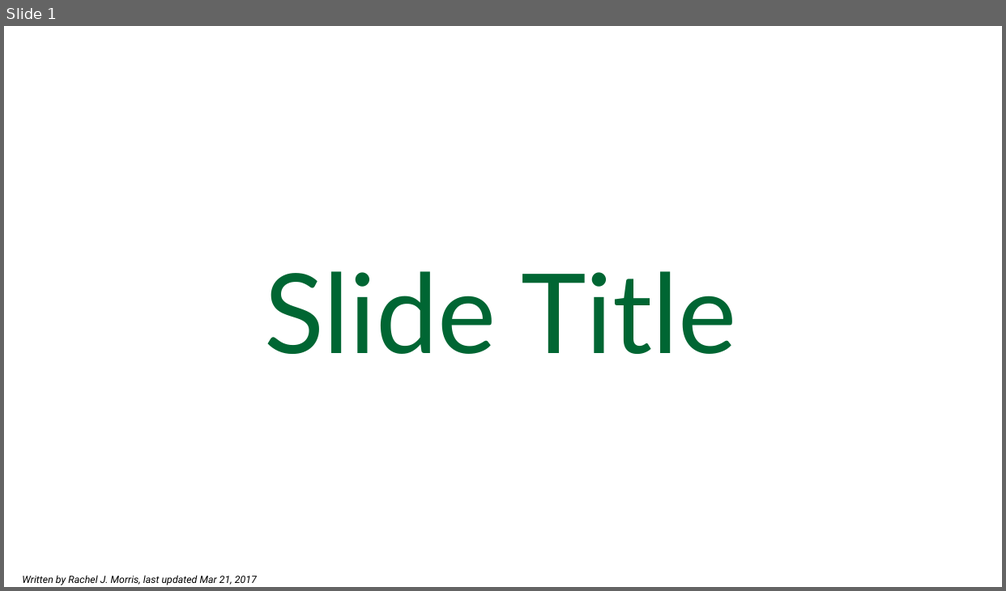
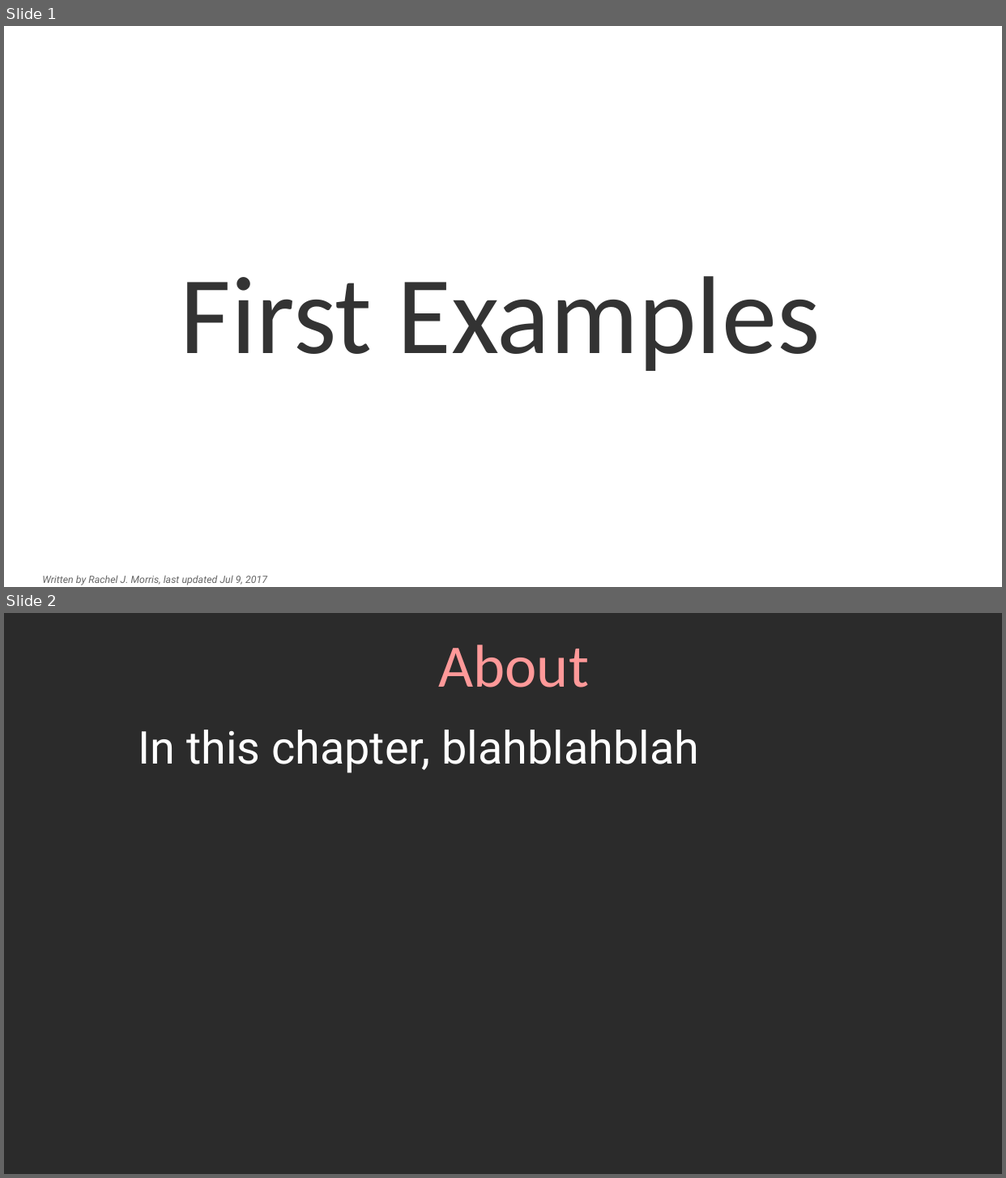
Before and after one commit to mariamhabib/CS250-Data-Structures, a slide deck: Lectures/TEMPLATE_16_9.odp. Shown one above the other, each under a label of ours: slide 1 before the commit, slides 1 and 2 after it. The pictures are 1006x591 and 1006x1178 pixels, drawn with LibreOffice and Linux fonts; fonts in the diff are those of the drawing; background and template pictures are left out; a plain dark background stands for a picture behind light text. Boxes give left, top, right and bottom in pixels: in the first picture for what was removed or moved away, otherwise in the second. Text is boxed around its words. In the diff, an @@ line names an element or a change of style, - is before the commit and + after.

```diff
--- a/Lectures/TEMPLATE_16_9.odp
+++ b/Lectures/TEMPLATE_16_9.odp
@@ slide 2 added at bbox=[4, 613, 1002, 1174], background picture (left out) @@
@@ title added at bbox=[439, 645, 589, 688], 48 pt, text #FF9999 @@
+About
@@ text added at bbox=[138, 730, 699, 773], 36 pt, text #FFFFFF @@
+In this chapter, blahblahblah
@@ slide 1 changed as well @@
@@ title at bbox=[181, 276, 820, 371]: text changed; font Lato to Calibri; text colour #006633 to #333333 @@
-Slide Title
+First Examples
@@ text at bbox=[42, 576, 267, 586]: text changed; text colour #000000 to #666666 @@
-Written by Rachel J. Morris, last updated Mar 21, 2017
+Written by Rachel J. Morris, last updated Jul 9, 2017
```
Also in this commit, not shown: 1 other slide changed, 2 other slides added, 1 slide removed, 17 other files.
